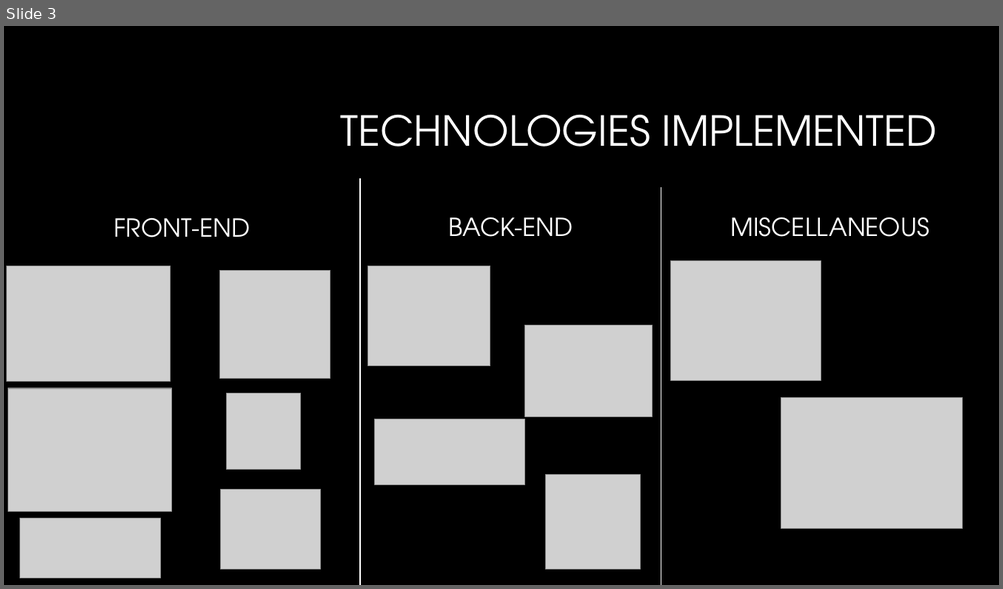
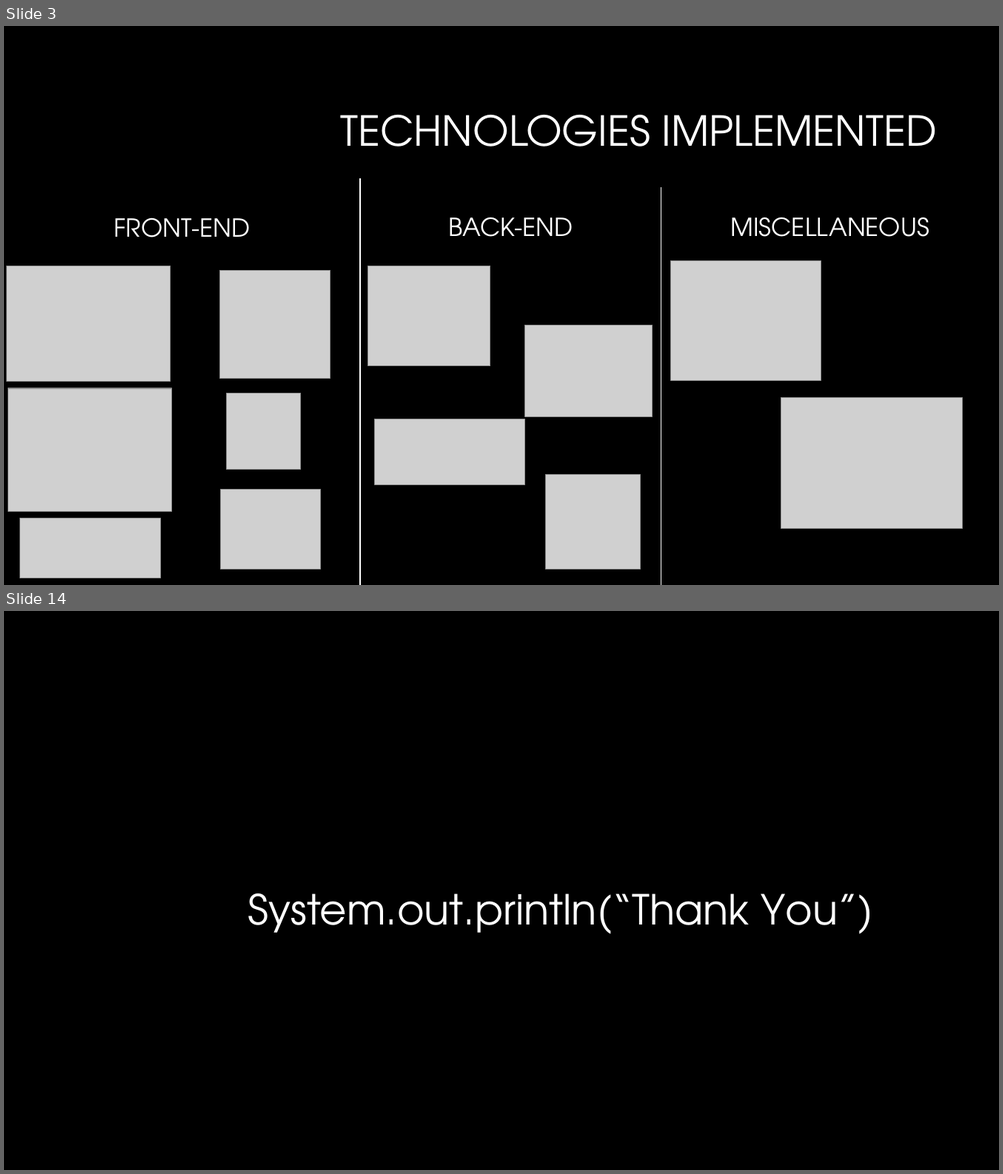
Before and after one commit to ashimaakash03/ride-booking-application, a slide deck: RideBookingApplication.pptx. Shown one above the other, each under a label of ours: slide 3 before the commit, slides 3 and 14 after it; the slides between them are not shown. The pictures are 1003x589 and 1003x1174 pixels, drawn with LibreOffice and Linux fonts; fonts in the diff are those of the drawing; grey boxes stand for pictures; background and template pictures are left out. Boxes give left, top, right and bottom in pixels: in the first picture for what was removed or moved away, otherwise in the second. Text is boxed around its words. In the diff, an @@ line names an element or a change of style, - is before the commit and + after.

```diff
--- a/RideBookingApplication.pptx
+++ b/RideBookingApplication.pptx
@@ slide 14 added at bbox=[4, 611, 999, 1170], background #000000 @@
@@ title added at bbox=[247, 894, 872, 934], 40 pt, text #FFFFFF @@
+System.out.println(“Thank You”)
```
Also in this commit, not shown: 1 slide changed, 9 other slides added, 1 slide removed.
